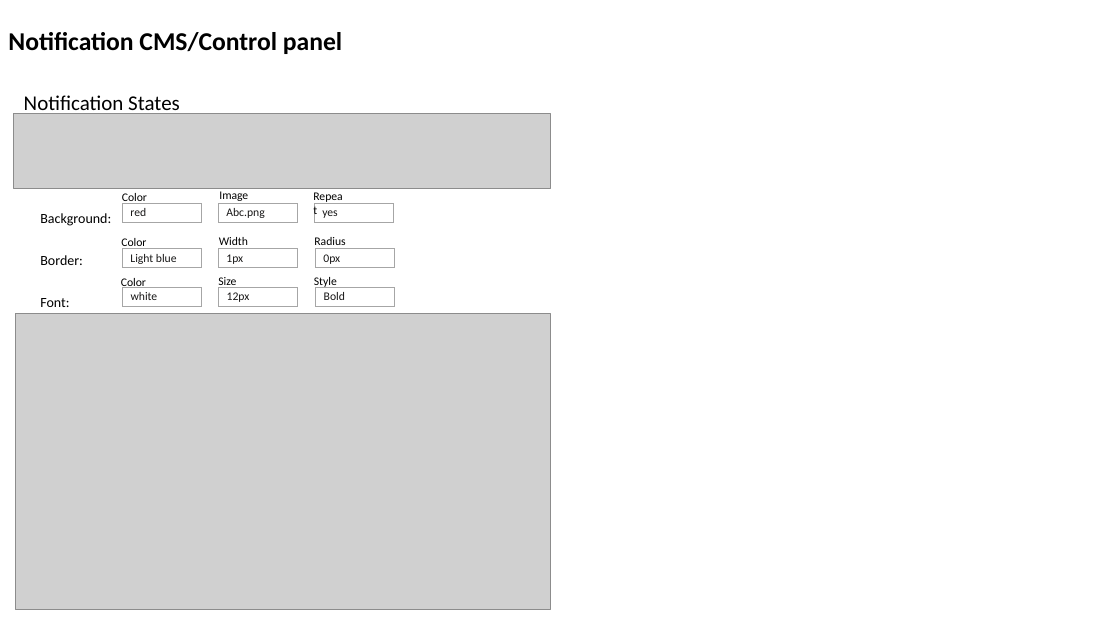
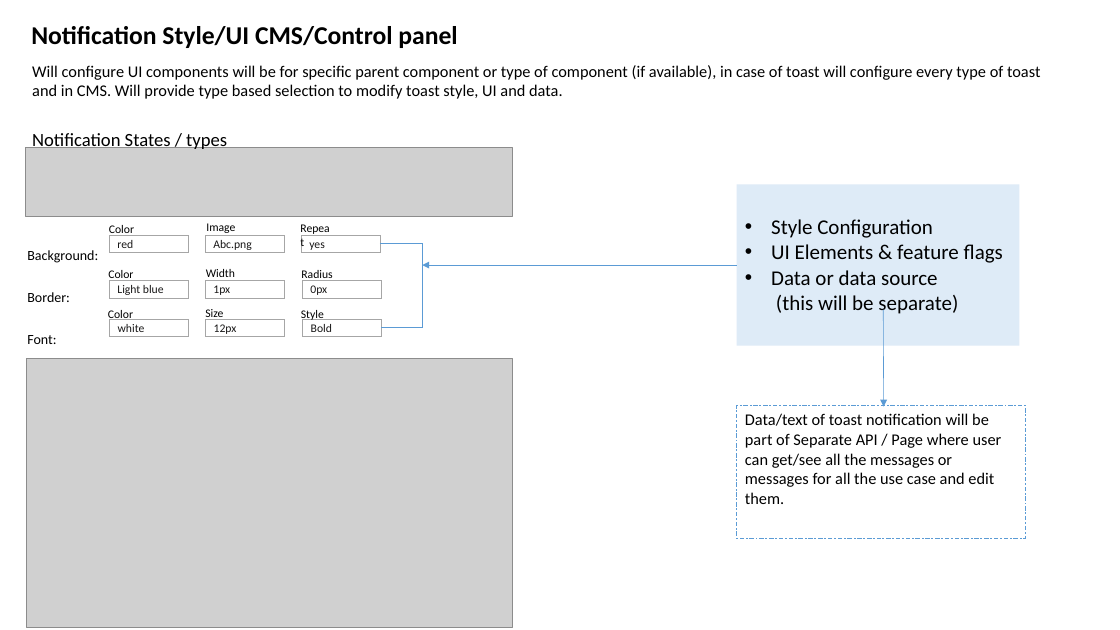
Before and after one commit to Sandeep821/Multi-Tenant-React-App, a slide deck: slide 8 of docs/MultiTenant App.pptx (slide 7 before the commit). Drawn at 1120x630 pixels with LibreOffice and Linux fonts; fonts in the diff are those of the drawing; grey boxes stand for pictures. Boxes give left, top, right and bottom in pixels: in the first picture for what was removed or moved away, otherwise in the second. Text is boxed around its words. In the diff, an @@ line names an element or a change of style, - is before the commit and + after.

```diff
--- a/docs/MultiTenant App.pptx
+++ b/docs/MultiTenant App.pptx
@@ title at bbox=[31, 26, 457, 48]: text changed @@
-Notification CMS/Control panel
+Notification Style/UI CMS/Control panel
@@ text added at bbox=[32, 65, 1040, 99], 14 pt, text #000000 @@
+Will configure UI components will be for specific parent component or type of component (if available), in case of toast will configure every type of toast and in CMS. Will provide type based selection to modify toast style, UI and data.
@@ picture: place and size @@
-picture at bbox=[13, 113, 549, 189]
+picture at bbox=[25, 148, 513, 216]
@@ text at bbox=[32, 131, 227, 149]: text changed; size 18 to 16 pt @@
-Notification States
+Notification States / types
@@ rectangle added at bbox=[737, 185, 1020, 346], fill #DEEBF7, 18 pt, text #000000 @@
+• Style Configuration
+• UI Elements & feature flags
+• Data or data source
+  (this will be separate)
@@ text "Background:": place and size @@
-text "Background:" at bbox=[40, 213, 111, 307]
+text "Background:" at bbox=[27, 250, 98, 344]
@@ text "Color": place and size @@
-text "Color" at bbox=[122, 193, 147, 204]
+text "Color" at bbox=[109, 225, 134, 236]
@@ 3 rectangles, 1 text: place and size @@
-3 rectangles, 1 text at bbox=[122, 202, 393, 245]
+3 rectangles, 1 text at bbox=[109, 235, 380, 277]
@@ elbow line added from (380, 244) to (423, 317), #5B9BD5 0.5 pt @@
@@ elbow line added from (381, 328) to (423, 247), #5B9BD5 0.5 pt @@
@@ arrow added from (737, 266) to (423, 266), #5B9BD5 0.5 pt @@
@@ rectangle "12px": place and size @@
-rectangle "12px" at bbox=[218, 287, 297, 306]
+rectangle "12px" at bbox=[206, 319, 285, 337]
@@ 7 texts, 5 rectangles: place and size @@
-7 texts, 5 rectangles at bbox=[121, 185, 395, 306]
+7 texts, 5 rectangles at bbox=[108, 217, 381, 337]
@@ arrow added from (884, 310) to (884, 407), #5B9BD5 0.5 pt @@
@@ picture: place and size @@
-picture at bbox=[15, 314, 549, 610]
+picture at bbox=[27, 359, 513, 628]
@@ rectangle added at bbox=[737, 406, 1025, 539], outline #5B9BD5 0.75 pt dashed, 14 pt, text #000000 @@
+Data/text of toast notification will be part of Separate API / Page where user can get/see all the messages or messages for all the use case and edit them.
```
Also in this commit, not shown: 2 slides added, 1 other file.
